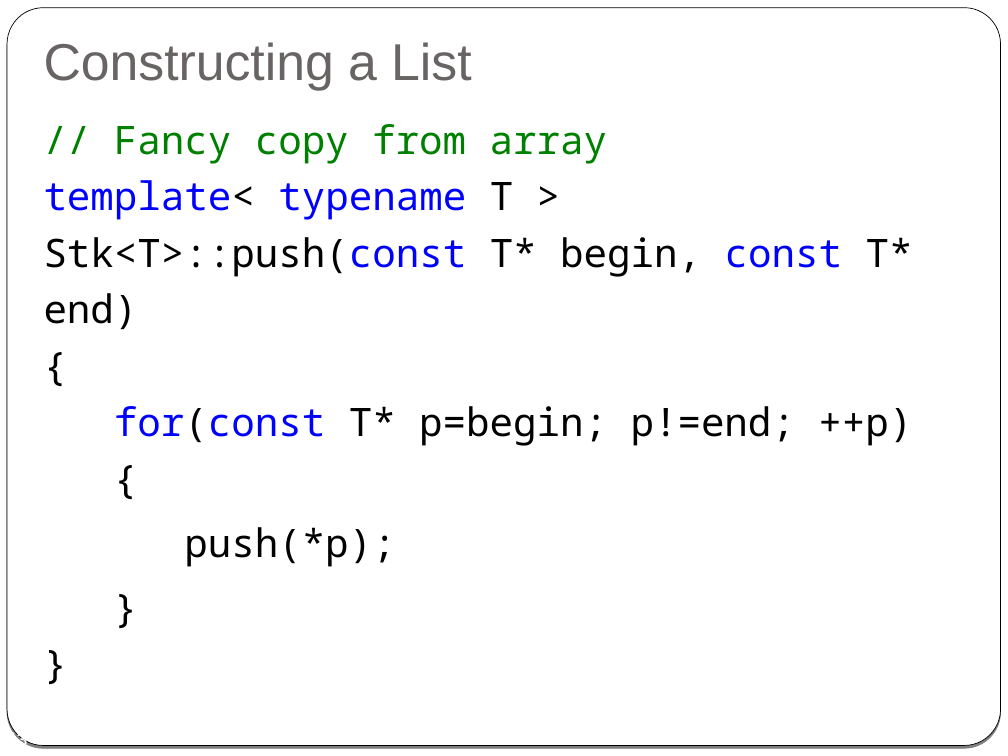
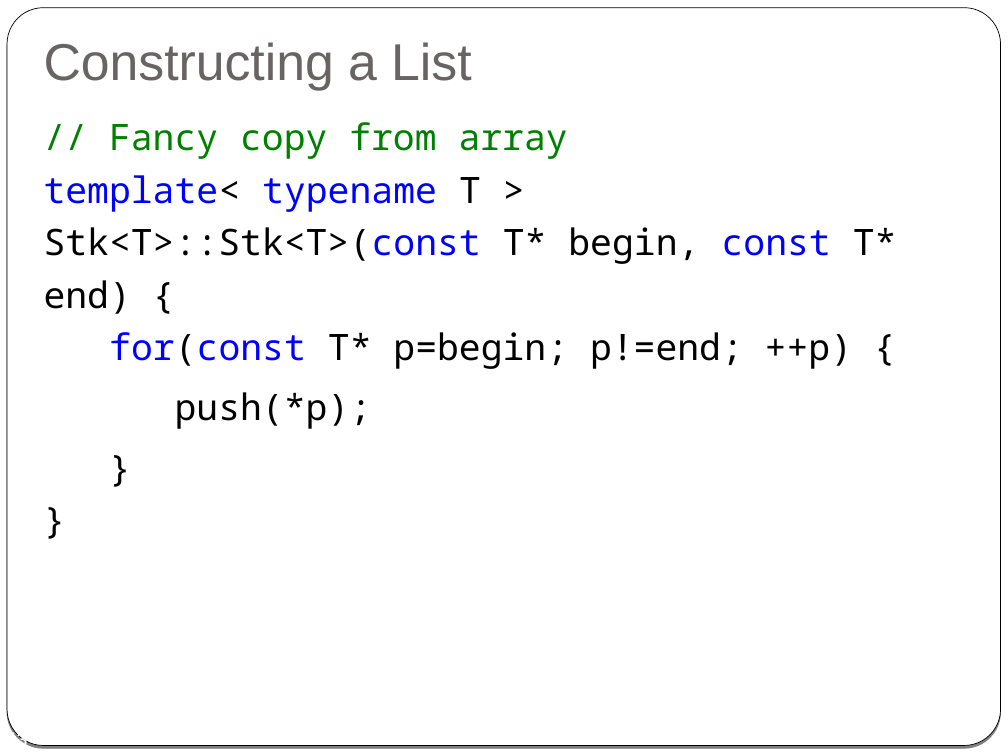
Before and after one commit to cpp-at-ariel/cpp-5778, a slide deck: slide 43 of week08-templates/slides.odp. Drawn at 1008x756 pixels with LibreOffice and Linux fonts; fonts in the diff are those of the drawing. Boxes give left, top, right and bottom in pixels: in the first picture for what was removed or moved away, otherwise in the second. Text is boxed around its words. In the diff, an @@ line names an element or a change of style, - is before the commit and + after.

```diff
--- a/week08-templates/slides.odp
+++ b/week08-templates/slides.odp
@@ text at box(44, 122, 897, 369): text changed; size 28 to 26 pt @@
-// Fancy copy from array
-template< typename T >
-Stk<T>::push(const T* begin, const T* end)
-{
-for(const T* p=begin; p!=end; ++p)
-{
+// Fancy copy from array
+template< typename T >
+Stk<T>::Stk<T>(const T* begin, const T* end) {
+for(const T* p=begin; p!=end; ++p) {
@@ text at box(175, 392, 372, 429): size 28 to 26 pt in "push(*p);", "} }" @@
```
Also in this commit, not shown: 5 other slides changed.
